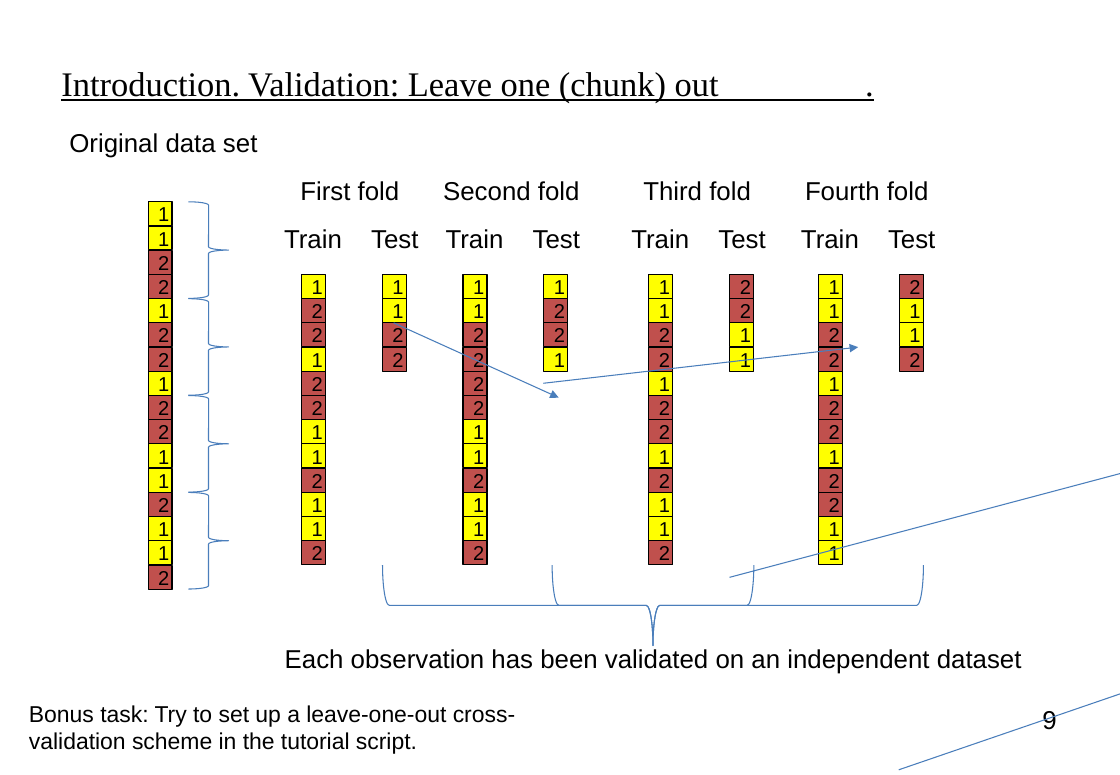
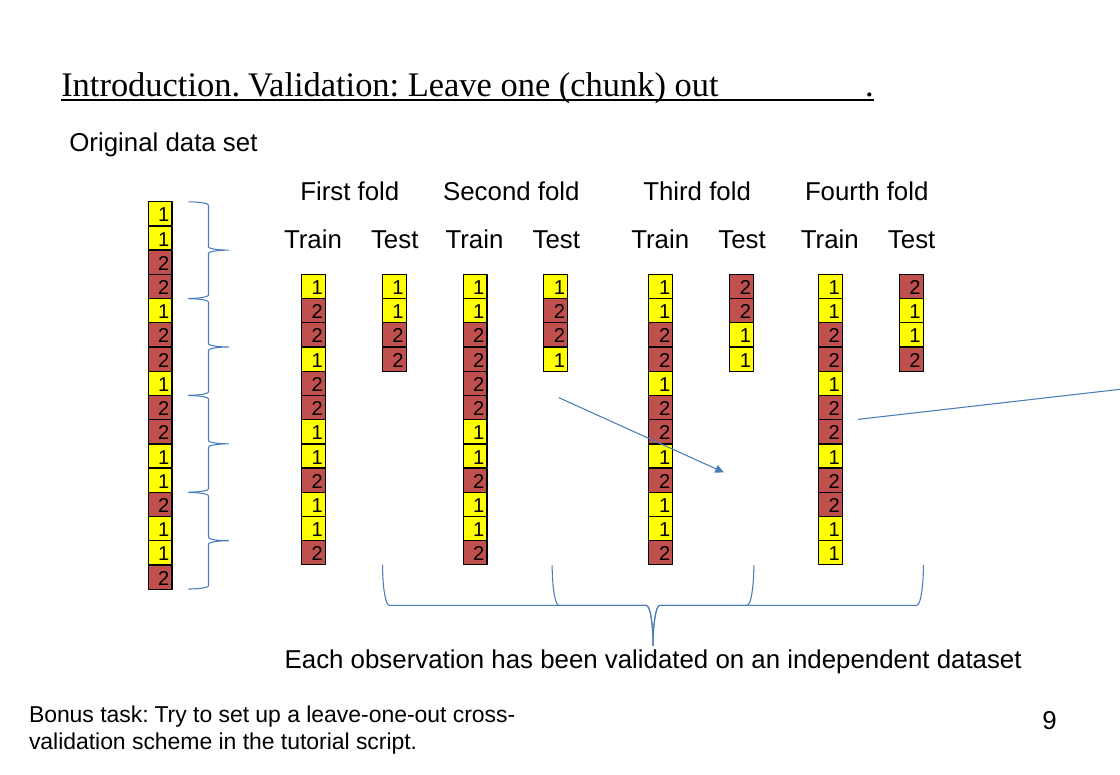
Before and after one commit to ortiztud/fmri_analysis_intro, a slide deck: slide 9 of slides/slides_session-5.pptx. Drawn at 1120x775 pixels with LibreOffice and Linux fonts; fonts in the diff are those of the drawing. Boxes give left, top, right and bottom in pixels: in the first picture for what was removed or moved away, otherwise in the second. Text is boxed around its words. In the diff, an @@ line names an element or a change of style, - is before the commit and + after.

```diff
--- a/slides/slides_session-5.pptx
+++ b/slides/slides_session-5.pptx
@@ freeform shape: place and size @@
-freeform shape at [544, 347, 858, 384]
+freeform shape at [858, 384, 1120, 420]
@@ freeform shape: place and size @@
-freeform shape at [394, 323, 559, 397]
+freeform shape at [558, 398, 724, 473]
@@ freeform shape removed at [730, 445, 1120, 578] @@
@@ freeform shape removed at [899, 540, 1120, 769] @@
```
Also in this commit, not shown: 5 slides added, 2 other files.
